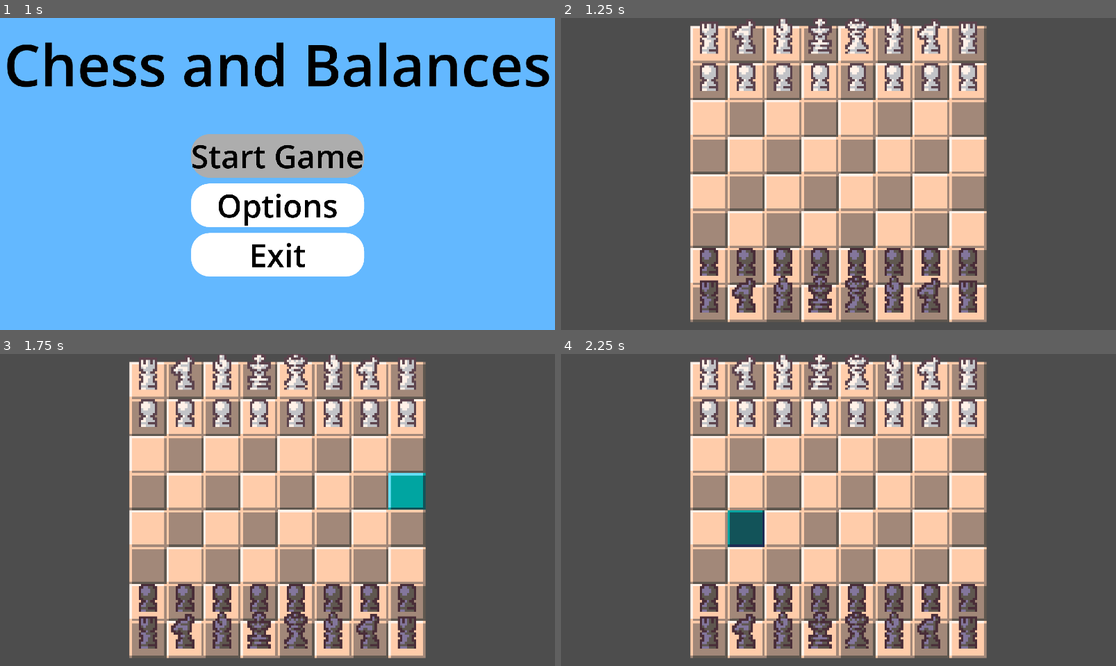
Above: before the commit, frames 1-4 (two rows, left to right).
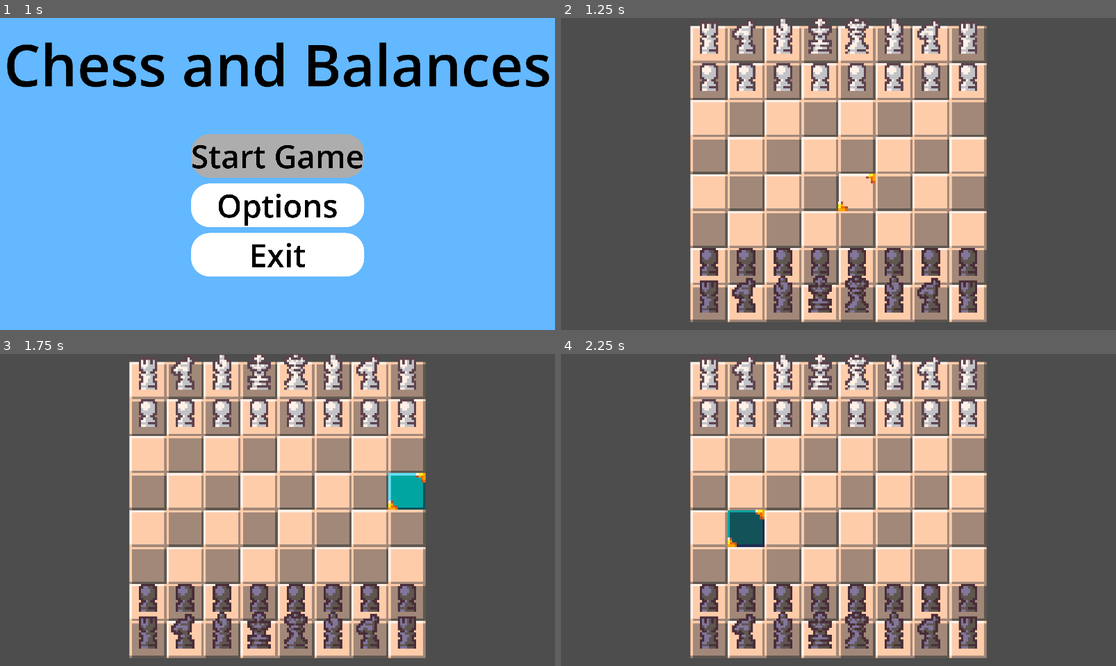
Above: after the commit, the same moments.

Repository: Software-ENGR-team-A/Chess
Game: Godot game, scene res://scenes/Menus/main_menu/main_menu.tscn
The game is run twice, just before and just after one commit, with the same random seed, the same clock (stepped at 60 frames per second) and the same inputs. Sound files missing from this copy of the repository are replaced by a short silence.
Inputs (mouse positions are in pixels of both pictures, inside the frame that each line leads up to):
- Up to frame 1 (1 s): click "Start Game" at 0.5 s
- Up to frame 2 (1.25 s): no input
- Up to frame 3 (1.75 s): move the mouse to (399, 494) at 1.27 s; click (399, 494) at 1.42 s
- Up to frame 4 (2.25 s): tap Enter at 2 s; move the mouse to (727, 525) at 2.02 s; click (727, 525) at 2.17 s

Frame 1 is identical in both runs. In frame 2, less than 0.1% of the frame differs, in the area x 49-57%, y 49-62%; in frame 3, less than 0.1%, in the area x 69-77%, y 38-50%; in frame 4, less than 0.1%.

Commit message:
Add box cursor

Diff:
--- a/scenes/board/board.gd
+++ b/scenes/board/board.gd
@@ -32,6 +32,7 @@
 @export var start_pieces := []
 @export var square_map: TileMapLayer
 @export var pieces: Node
+@export var box_cursor: BoxCursor
 
 var default_state := {
 	squares =  # The starting board state
@@ -122,6 +123,8 @@
 func _input(event) -> void:
 	var hovered_square = square_map.local_to_map(square_map.get_local_mouse_position())
 
+	box_cursor.lerp_to_board_pos(hovered_square)
+
 	if held_piece != null:
 		# Fetch world position from cursor in viewport
 		var vport = get_viewport()
@@ -153,10 +156,12 @@
 	if event is InputEventMouseButton and event.pressed and event.button_index == MOUSE_BUTTON_LEFT:
 		if held_piece == null:
 			# Pick up piece
+			box_cursor.set_board_pos(hovered_square)
 			AudioManager.play_sound(AudioManager.movement.pickup)
 
 			var piece_at_cell = get_piece_at(hovered_square)
 			if piece_at_cell and piece_at_cell.player == half_moves % 2:
+				Input.set_mouse_mode(Input.MOUSE_MODE_HIDDEN)
 				held_piece = piece_at_cell
 				held_piece.show_shadow()
 				# Bring to front
@@ -166,6 +171,7 @@
 				color_board_squares(held_piece)
 
 		else:
+			Input.set_mouse_mode(Input.MOUSE_MODE_VISIBLE)
 			# Try to put down piece
 			if (
 				has_floor_at(hovered_square)
@@ -191,6 +197,11 @@
 			held_piece.show_shadow(false)
 			held_piece = null
 			color_board_squares(null)
+
+
+func _notification(event):
+	if event == NOTIFICATION_WM_CLOSE_REQUEST:
+		Input.set_mouse_mode(Input.MOUSE_MODE_VISIBLE)
 
 
 ## Returns if the board is the actual "main" game instance being played. Used to distinguish from
--- a/scenes/board/board.tscn
+++ b/scenes/board/board.tscn
@@ -1,12 +1,15 @@
-[gd_scene load_steps=3 format=3 uid="uid://c0bs6sbbrybcl"]
+[gd_scene load_steps=5 format=3 uid="uid://c0bs6sbbrybcl"]
 
 [ext_resource type="Script" uid="uid://c2uda738gndb4" path="res://scenes/board/board.gd" id="1_q07he"]
 [ext_resource type="TileSet" uid="uid://csjjpcar6usnu" path="res://assets/spritesheet.tres" id="2_kymhv"]
+[ext_resource type="Texture2D" uid="uid://p0vmoyd3s210" path="res://assets/spritesheet.png" id="3_knosr"]
+[ext_resource type="Script" uid="uid://cv0lyl3vphqw5" path="res://scenes/board/box_cursor.gd" id="4_q07he"]
 
-[node name="Board" type="Node2D" node_paths=PackedStringArray("square_map", "pieces")]
+[node name="Board" type="Node2D" node_paths=PackedStringArray("square_map", "pieces", "box_cursor")]
 script = ExtResource("1_q07he")
 square_map = NodePath("Squares")
 pieces = NodePath("Pieces")
+box_cursor = NodePath("BoxCursor")
 
 [node name="Camera" type="Camera2D" parent="."]
 zoom = Vector2(8, 8)
@@ -16,4 +19,12 @@
 rotation = -4.80598e-05
 tile_set = ExtResource("2_kymhv")
 
+[node name="BoxCursor" type="Sprite2D" parent="."]
+texture = ExtResource("3_knosr")
+centered = false
+hframes = 8
+vframes = 8
+frame = 38
+script = ExtResource("4_q07he")
+
 [node name="Pieces" type="Node2D" parent="."]
--- /dev/null
+++ b/scenes/board/box_cursor.gd
@@ -0,0 +1,32 @@
+class_name BoxCursor
+extends Sprite2D
+
+const TIME_TO_LERP := 0.05
+var time_to_lerp = 0.0
+var lerp_target: Vector2i
+
+var lerp_pos: Vector2
+
+
+func set_board_pos(pos: Vector2i) -> void:
+	lerp_target = pos * 16
+	lerp_pos = pos * 16
+	time_to_lerp = 0
+
+
+func lerp_to_board_pos(pos: Vector2i) -> void:
+	if lerp_target == pos:
+		return
+
+	time_to_lerp = TIME_TO_LERP
+	lerp_target = pos * 16
+
+
+func _process(delta: float) -> void:
+	if time_to_lerp > 0:
+		time_to_lerp -= delta
+		if time_to_lerp < 0:
+			time_to_lerp = 0
+
+	lerp_pos = lerp_pos.lerp(lerp_target, 1 - (time_to_lerp / TIME_TO_LERP))
+	position = lerp_pos.round()
Binary file changed: assets/spritesheet.png
Not shown, added: scenes/board/box_cursor.gd.uid
